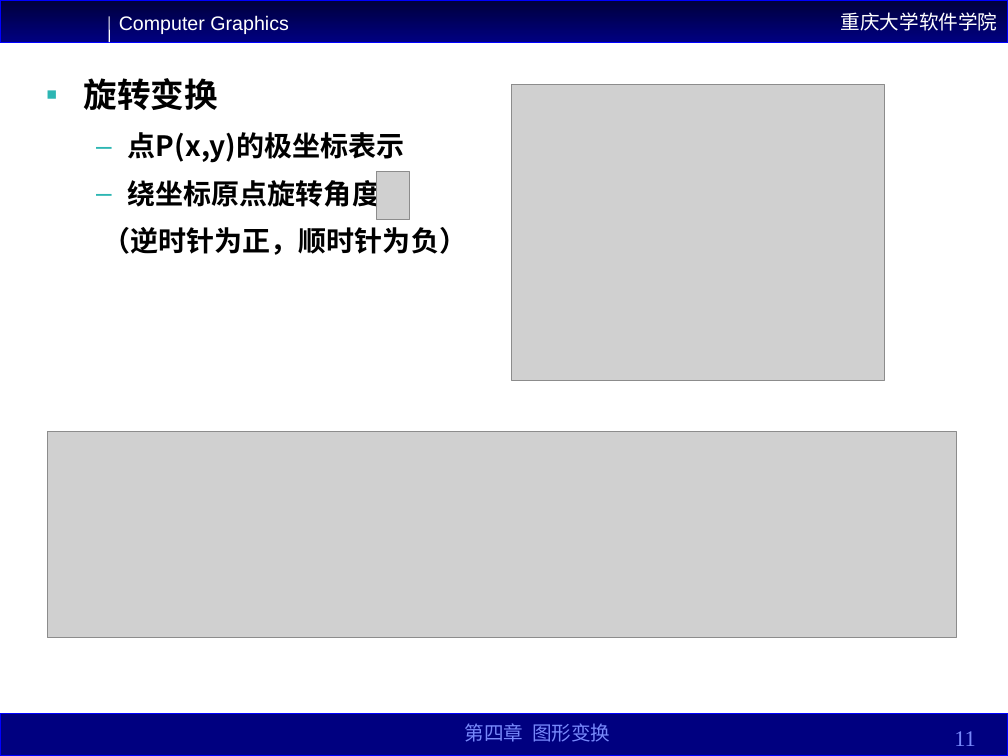
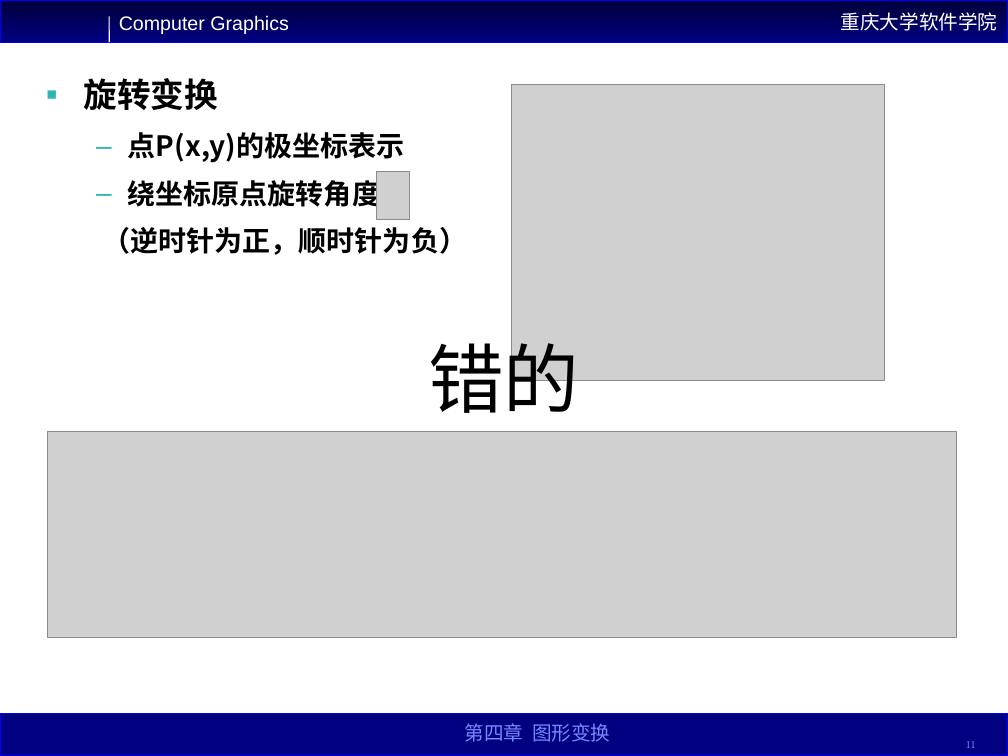
Before and after one commit to YYYYWD/Common, a slide deck: slide 11 of 大三上课件/计算机图形学/第四章.ppt. Drawn at 1008x756 pixels with LibreOffice and Linux fonts; fonts in the diff are those of the drawing; grey boxes stand for pictures. Boxes give left, top, right and bottom in pixels: in the first picture for what was removed or moved away, otherwise in the second. Text is boxed around its words. In the diff, an @@ line names an element or a change of style, - is before the commit and + after.

```diff
--- a/大三上课件/计算机图形学/第四章.ppt
+++ b/大三上课件/计算机图形学/第四章.ppt
@@ text added at (x1=428, y1=330, x2=579, y2=413), 54 pt, text #000000 @@
+错的
@@ page number at (x1=966, y1=741, x2=976, y2=748): size 16 to 7.6 pt; line spacing 1 to 0.8 @@
```
Also in this commit, not shown: 3 other slides changed, 44 other files.
